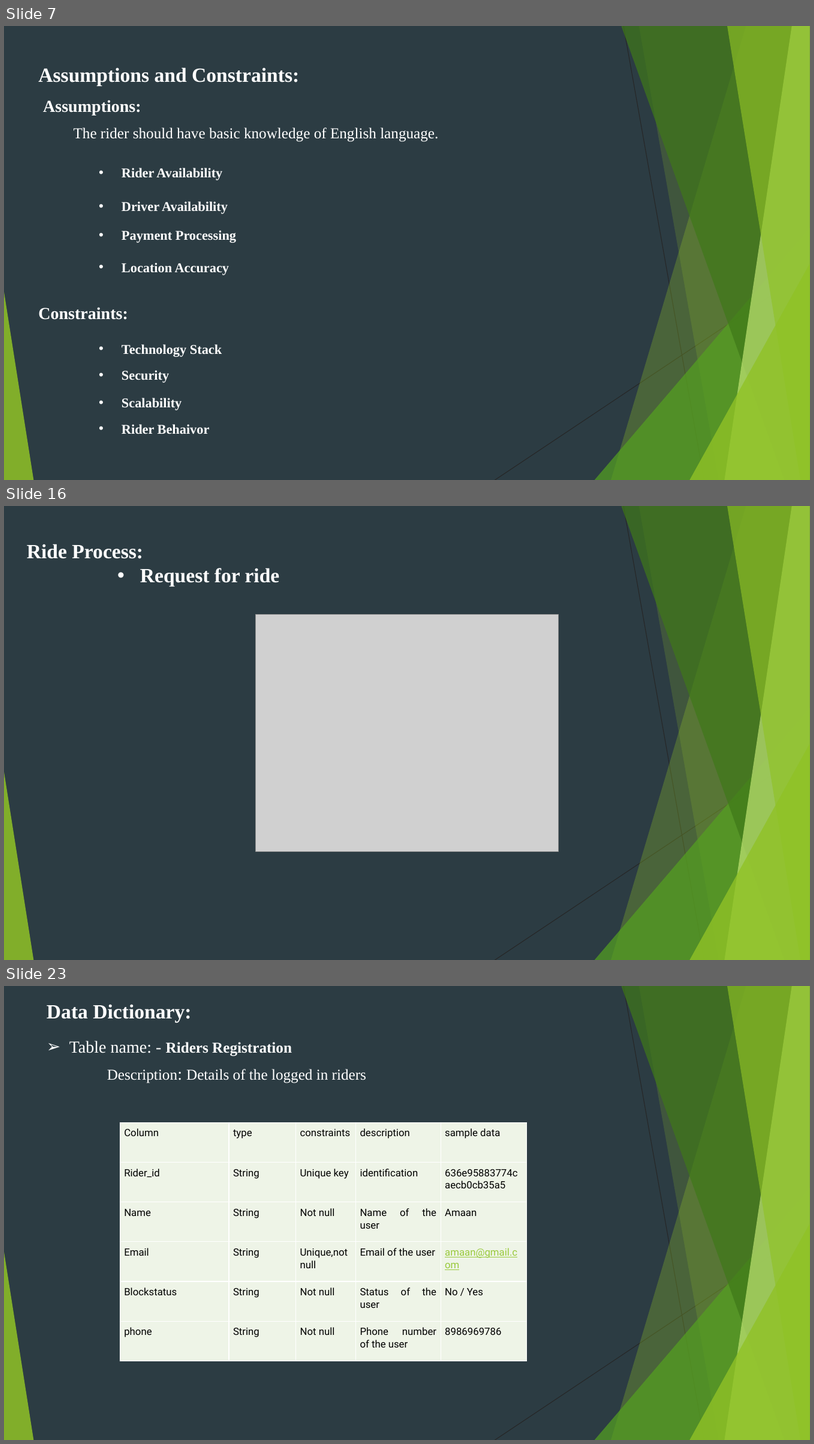
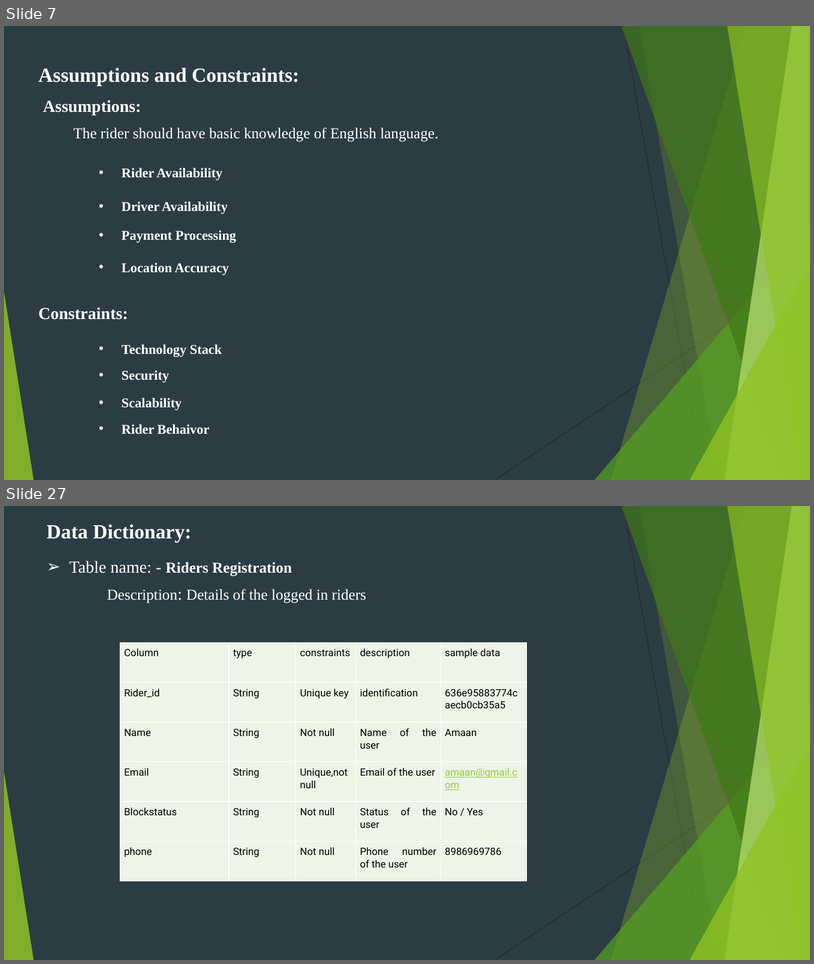
Before and after one commit to AmanPuthawala/UBERCLONE, a slide deck: materials/Uberclone.pptx. Shown one above the other, each under a label of ours: slides 7, 16 and 23 before the commit, slides 7 and 27 after it; the slides between them are not shown. The pictures are 814x1444 and 814x964 pixels, drawn with LibreOffice and Linux fonts; fonts in the diff are those of the drawing; grey boxes stand for pictures. Boxes give left, top, right and bottom in pixels: in the first picture for what was removed or moved away, otherwise in the second. Text is boxed around its words. In the diff, an @@ line names an element or a change of style, - is before the commit and + after.

```diff
--- a/materials/Uberclone.pptx
+++ b/materials/Uberclone.pptx
@@ slide 16 removed at (x1=4, y1=506, x2=810, y2=960), background #2C3C43; not listed: 10 template elements that a slide beside it also shows @@
@@ text removed at (x1=27, y1=544, x2=280, y2=586) @@
-Ride Process:
-      • Request for ride
@@ picture removed at (x1=255, y1=615, x2=558, y2=852) @@
@@ what was slide 23 is now slide 27 @@
```
Also in this commit, not shown: 16 slides changed, 14 slides added, 9 other slides removed.
